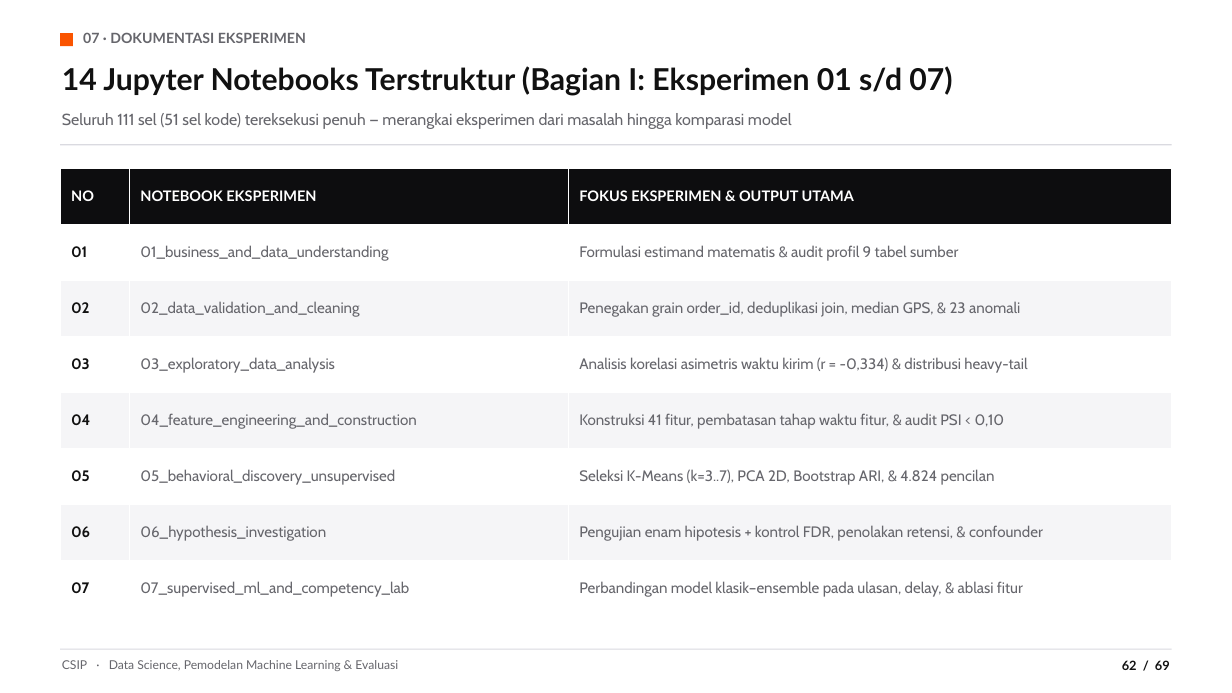
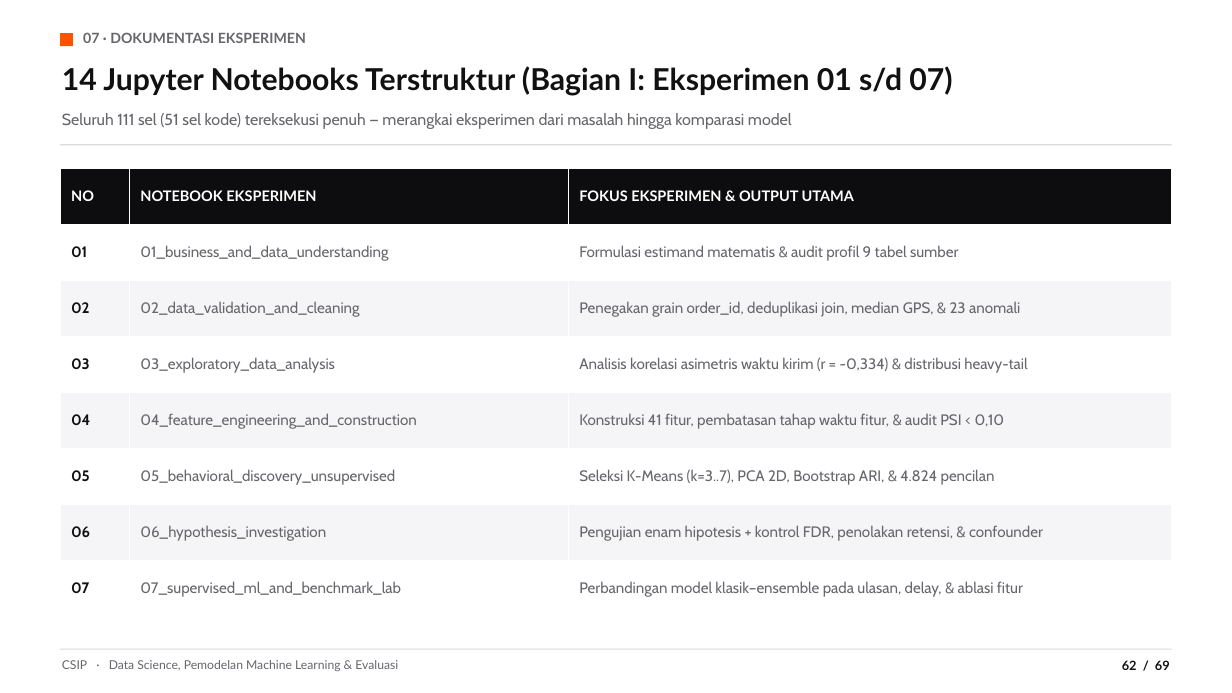
Before and after one commit to noorafaelhakimfaudka-droid/Core-Strategy-Intelligence-Platform, a slide deck: slide 62 of docs/CSIP_Presentasi_Data_Science_ML.pptx. Drawn at 1232x693 pixels with LibreOffice and Linux fonts; fonts in the diff are those of the drawing. Boxes give left, top, right and bottom in pixels: in the first picture for what was removed or moved away, otherwise in the second. Text is boxed around its words. In the diff, an @@ line names an element or a change of style, - is before the commit and + after.

Commit message:
docs: align presentation script 1:1 with 69-slide PPTX and benchmark notebook name

```diff
--- a/docs/CSIP_Presentasi_Data_Science_ML.pptx
+++ b/docs/CSIP_Presentasi_Data_Science_ML.pptx
@@ table at bbox=[60, 168, 1172, 616] @@
-row 8, column 2: 07_supervised_ml_and_competency_lab
+row 8, column 2: 07_supervised_ml_and_benchmark_lab
```
Also in this commit, not shown: 1 other file.
